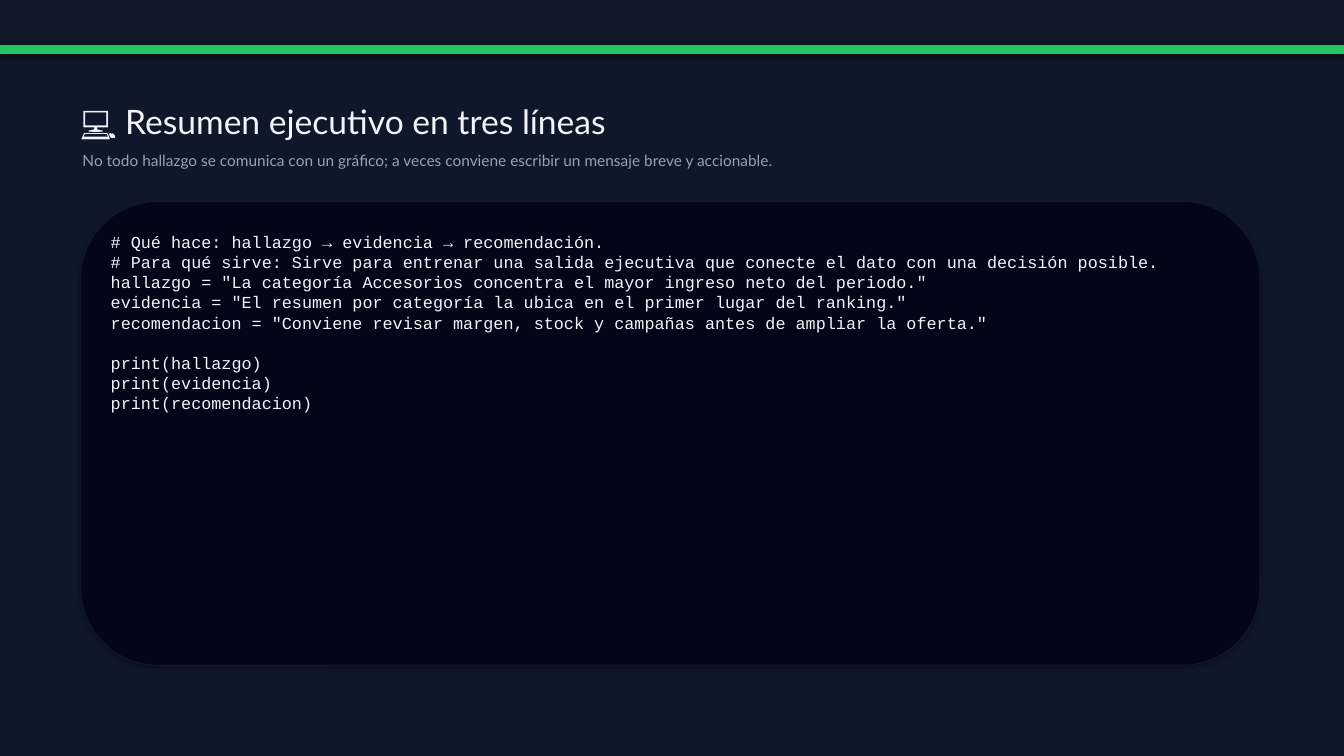
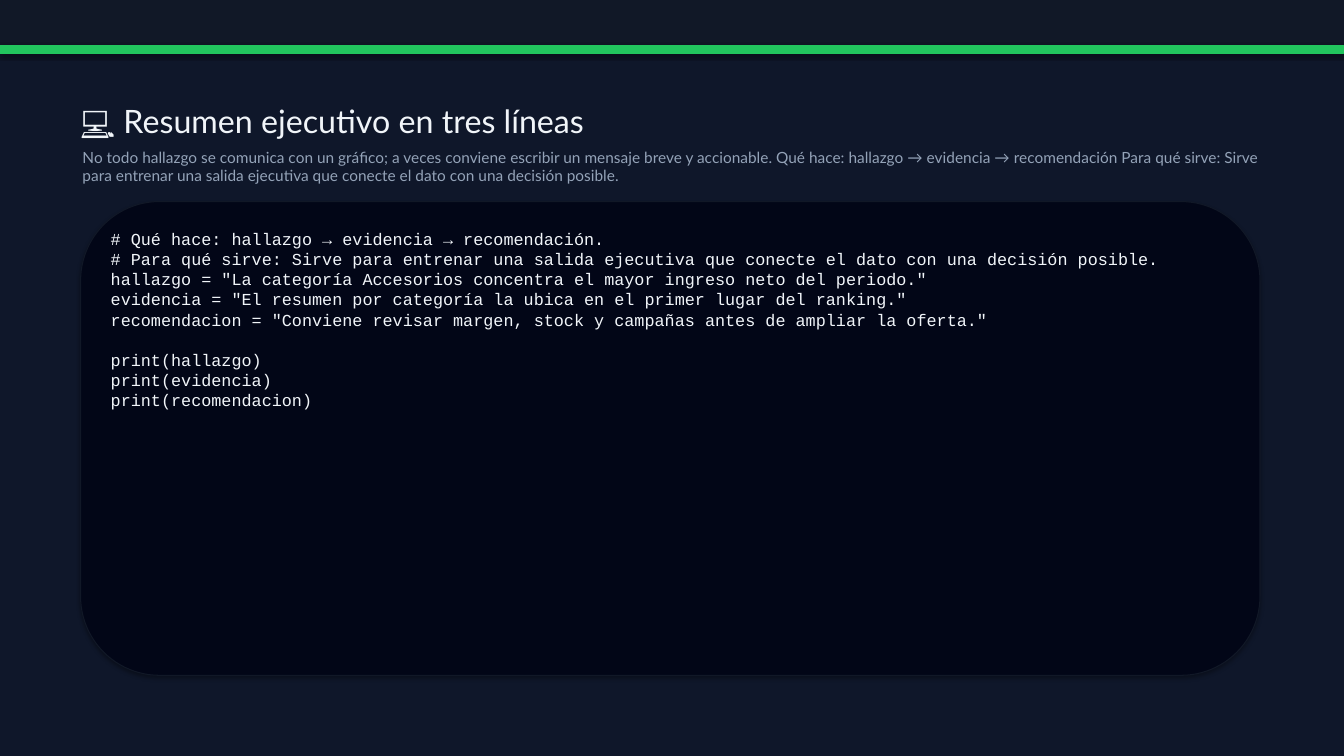
Before and after one commit to vladimiracunadev-create/python-data-science-bootcamp, a slide deck: slide 6 of docs/presentaciones/classes/clase-08-presentacion-de-hallazgos-presentacion.pptx (slide 5 before the commit). Drawn at 1344x756 pixels with LibreOffice and Linux fonts; fonts in the diff are those of the drawing. Boxes give left, top, right and bottom in pixels: in the first picture for what was removed or moved away, otherwise in the second. Text is boxed around its words. In the diff, an @@ line names an element or a change of style, - is before the commit and + after.

```diff
--- a/docs/presentaciones/classes/clase-08-presentacion-de-hallazgos-presentacion.pptx
+++ b/docs/presentaciones/classes/clase-08-presentacion-de-hallazgos-presentacion.pptx
@@ text "💻 Resumen ejecutivo en tres ..." at [123,109,584,139]: size 24 to 23 pt @@
@@ text at [82,151,1258,184]: text changed @@
-No todo hallazgo se comunica con un gráfico; a veces conviene escribir un mensaje breve y accionable.
+No todo hallazgo se comunica con un gráfico; a veces conviene escribir un mensaje breve y accionable. Qué hace: hallazgo → evidencia → recomendación Para qué sirve: Sirve para entrenar una salida ejecutiva que conecte el dato con una decisión posible.
@@ rounded rectangle: place and size @@
-rounded rectangle at [81,202,1260,665]
+rounded rectangle at [81,202,1260,676]
```
Also in this commit, not shown: 5 other slides changed, 2 slides added, 1 slide removed, 38 other files.
